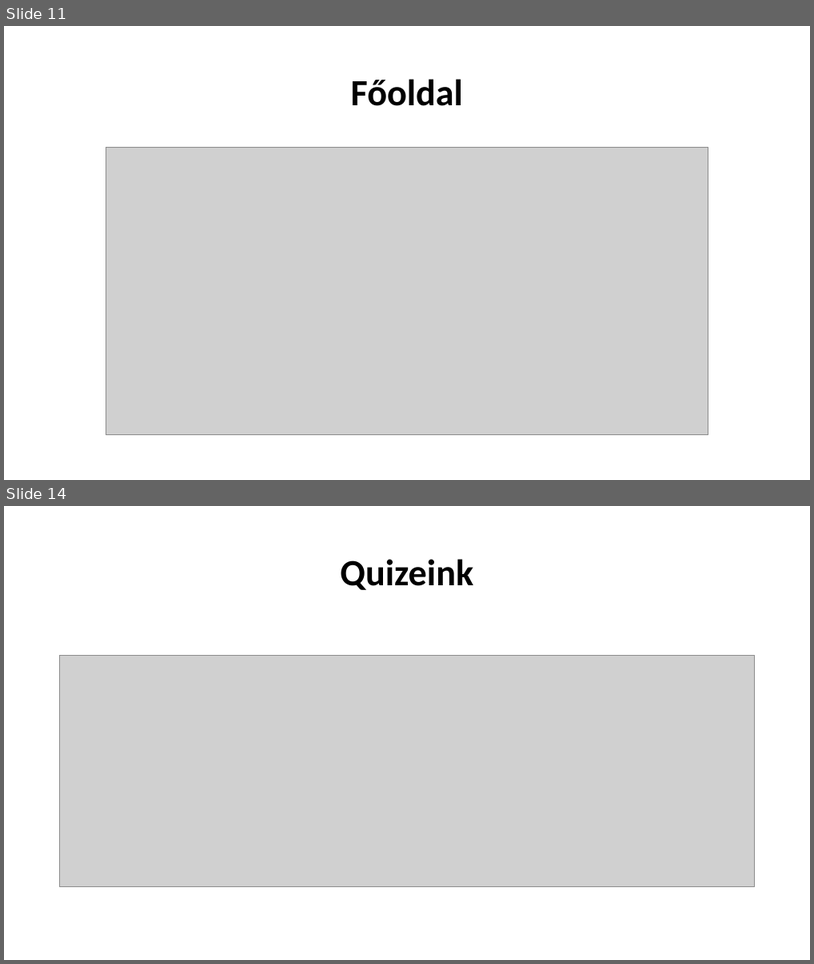
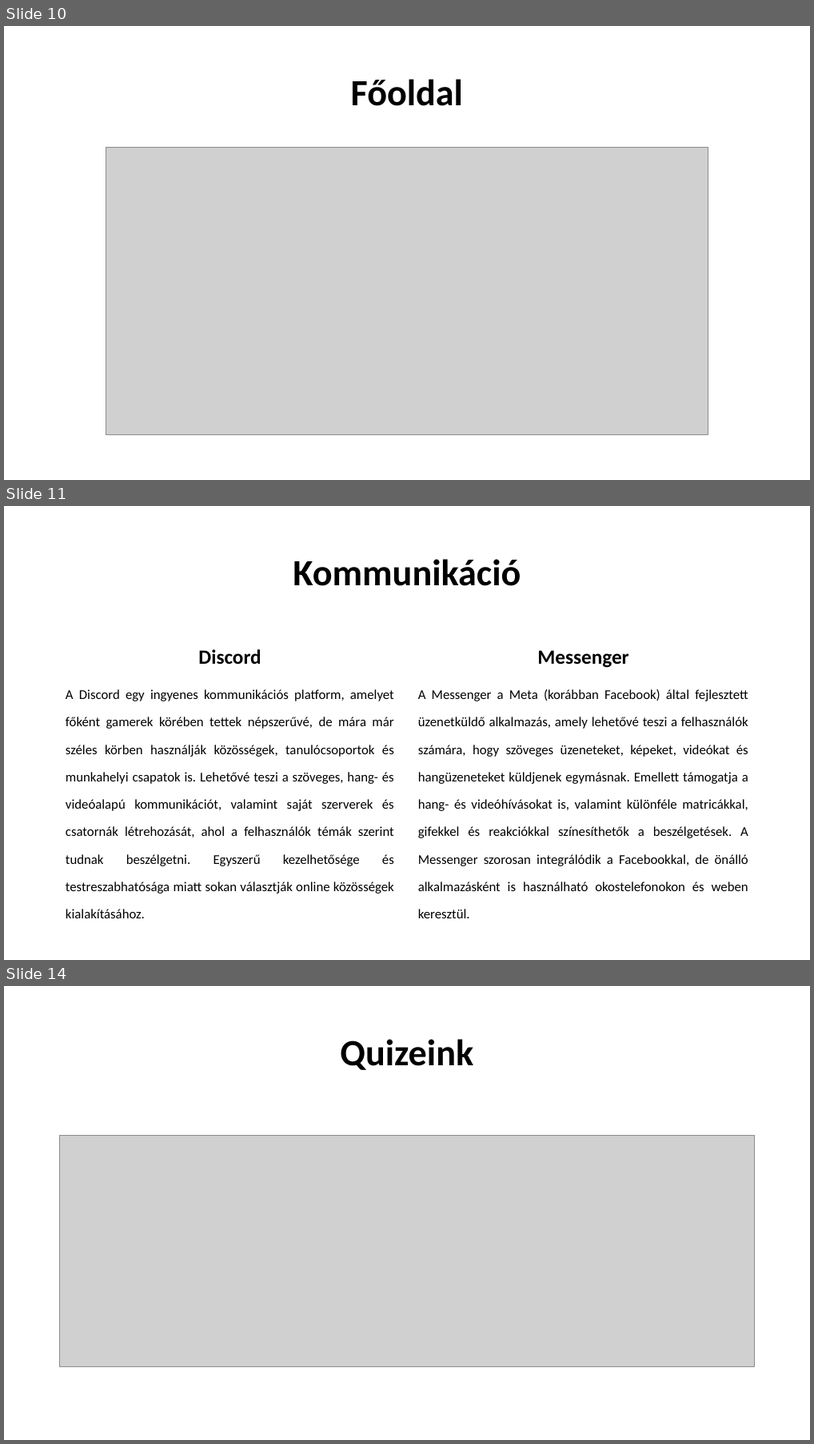
Before and after one commit to KaranyiczGabor/Vizsgaremek, a slide deck: IQInfinity.pptx. Shown one above the other, each under a label of ours: slides 11 and 14 before the commit, slides 10, 11 and 14 after it; the slides between them are not shown. The pictures are 814x964 and 814x1444 pixels, drawn with LibreOffice and Linux fonts; fonts in the diff are those of the drawing; grey boxes stand for pictures. Boxes give left, top, right and bottom in pixels: in the first picture for what was removed or moved away, otherwise in the second. Text is boxed around its words. In the diff, an @@ line names an element or a change of style, - is before the commit and + after.

Commit message:
ppt

```diff
--- a/IQInfinity.pptx
+++ b/IQInfinity.pptx
@@ slide 11 added at (x1=4, y1=506, x2=810, y2=960), background #FFFFFF @@
@@ title added at (x1=293, y1=559, x2=521, y2=586), 44 pt, text #000000, bold @@
+Kommunikáció
@@ text added at (x1=198, y1=649, x2=261, y2=664), 24 pt, text #000000, bold @@
+Discord
@@ text added at (x1=538, y1=650, x2=629, y2=668), 24 pt, text #000000, bold @@
+Messenger
@@ text added at (x1=66, y1=689, x2=394, y2=918), 16 pt, text #000000 @@
+A Discord egy ingyenes kommunikációs platform, amelyet főként gamerek körében tettek népszerűvé, de mára már széles körben használják közösségek, tanulócsoportok és munkahelyi csapatok is. Lehetővé teszi a szöveges, hang- és videóalapú kommunikációt, valamint saját szerverek és csatornák létrehozását, ahol a felhasználók témák szerint tudnak beszélgetni. Egyszerű kezelhetősége és testreszabhatósága miatt sokan választják online közösségek kialakításához.
@@ text added at (x1=418, y1=689, x2=749, y2=918), 16 pt, text #000000 @@
+A Messenger a Meta (korábban Facebook) által fejlesztett üzenetküldő alkalmazás, amely lehetővé teszi a felhasználók számára, hogy szöveges üzeneteket, képeket, videókat és hangüzeneteket küldjenek egymásnak. Emellett támogatja a hang- és videóhívásokat is, valamint különféle matricákkal, gifekkel és reakciókkal színesíthetők a beszélgetések. A Messenger szorosan integrálódik a Facebookkal, de önálló alkalmazásként is használható okostelefonokon és weben keresztül.
@@ what was slide 11 is now slide 10 @@
```
Also in this commit, not shown: 3 slides changed, 1 slide removed.
